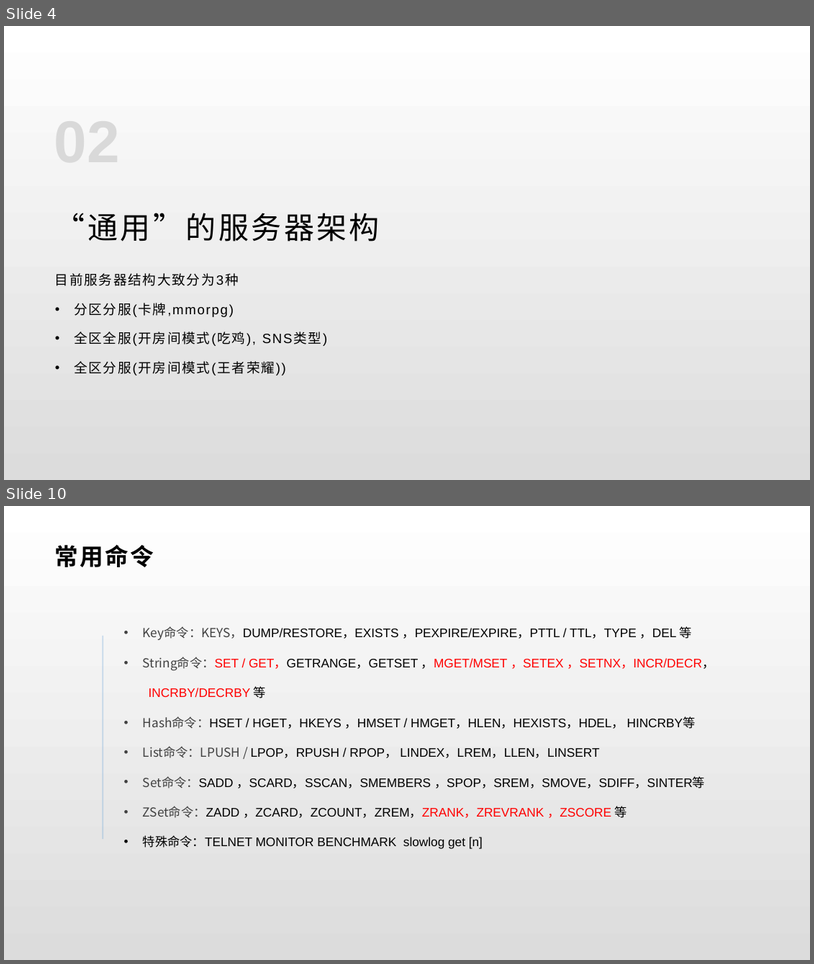
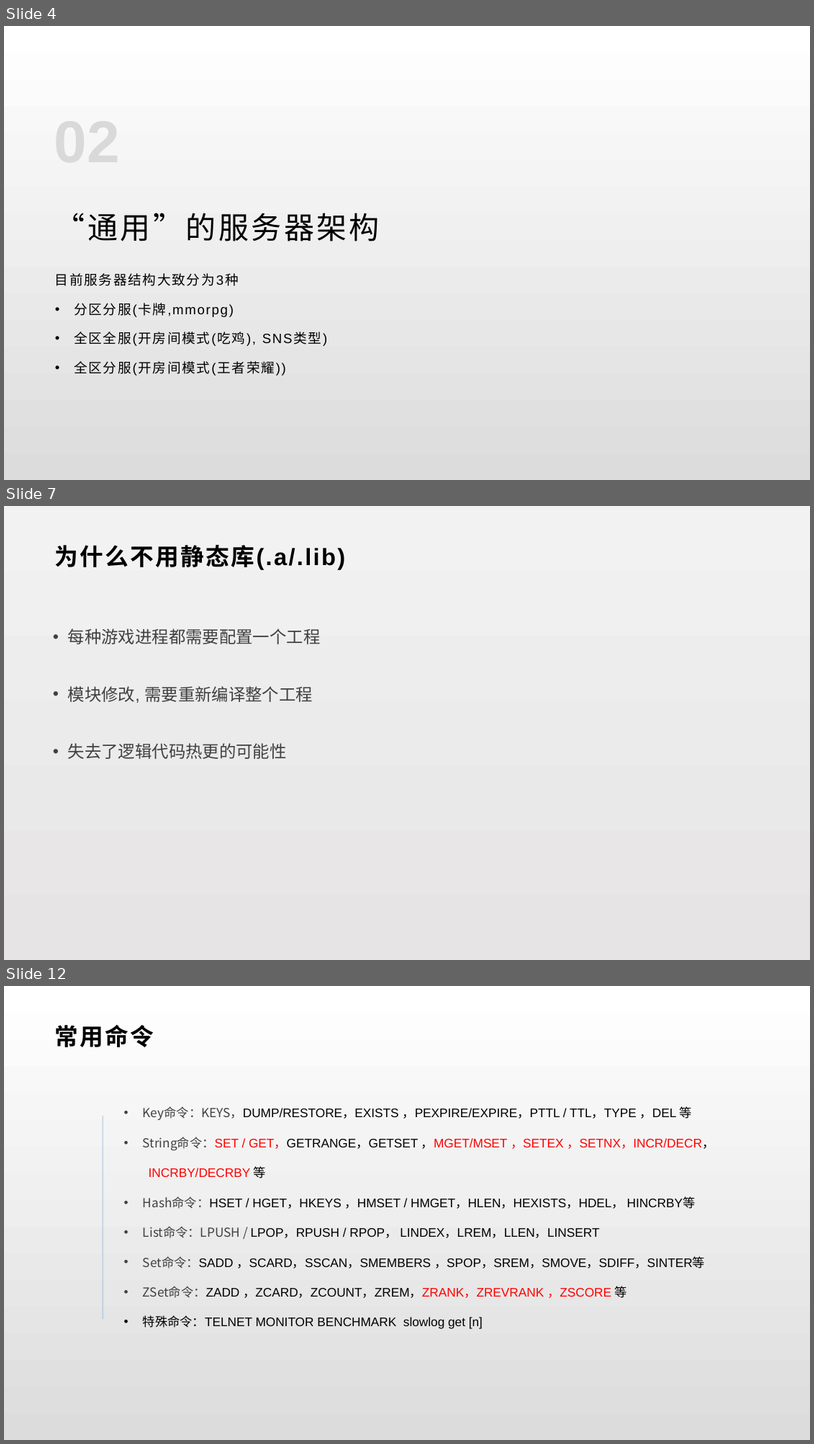
Before and after one commit to lori227/KFrame, a slide deck: _doc/KFrame.pptx. Shown one above the other, each under a label of ours: slides 4 and 10 before the commit, slides 4, 7 and 12 after it; the slides between them are not shown. The pictures are 814x964 and 814x1444 pixels, drawn with LibreOffice and Linux fonts; fonts in the diff are those of the drawing. Boxes give left, top, right and bottom in pixels: in the first picture for what was removed or moved away, otherwise in the second. Text is boxed around its words. In the diff, an @@ line names an element or a change of style, - is before the commit and + after.

```diff
--- a/_doc/KFrame.pptx
+++ b/_doc/KFrame.pptx
@@ slide 7 added at (x1=4, y1=506, x2=810, y2=960), background gradient #F2F2F2 to #E6E4E4 @@
@@ text added at (x1=55, y1=545, x2=345, y2=570), 28 pt, text #000000, bold @@
+为什么不用静态库(.a/.lib)
@@ text added at (x1=68, y1=628, x2=321, y2=759), 20 pt, text #404040 @@
+• 每种游戏进程都需要配置一个工程
+• 模块修改, 需要重新编译整个工程
+• 失去了逻辑代码热更的可能性
@@ what was slide 10 is now slide 12 @@
```
Also in this commit, not shown: 1 slide changed, 4 other slides added, 3 slides removed.
